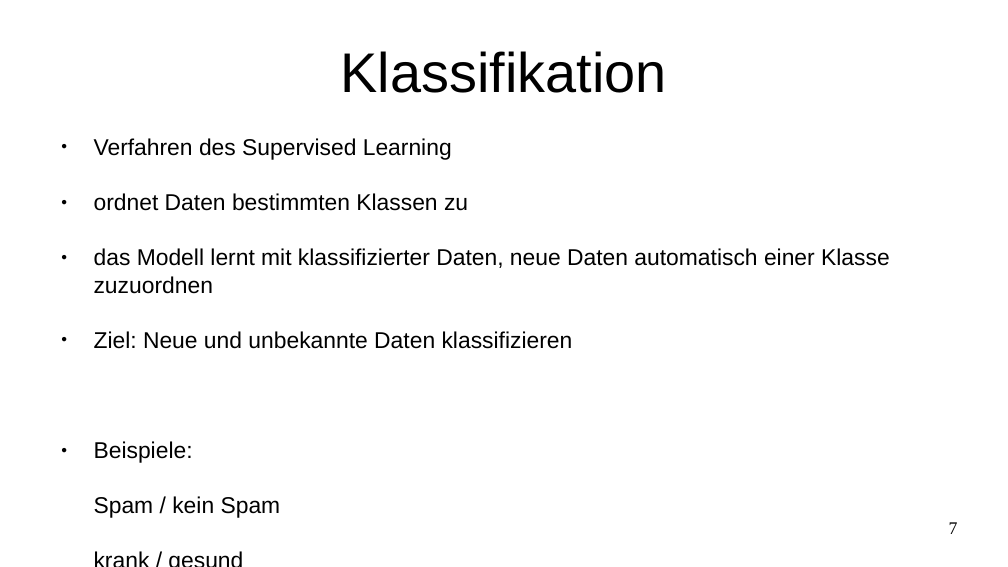
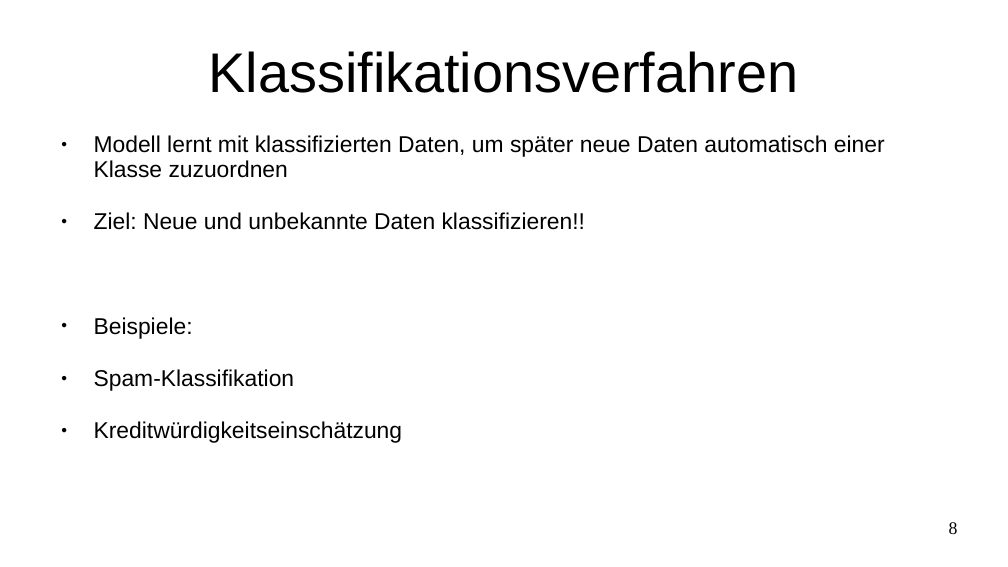
Before and after one commit to thesalvenmoser/Datenbanktechnologie, a slide deck: slide 8 of Gruppe3_ArtlSalvenmoserWornik_Blatt_8a/präsi datenbanktechnologie.odp (slide 7 before the commit). Drawn at 1008x567 pixels with LibreOffice and Linux fonts; fonts in the diff are those of the drawing. Boxes give left, top, right and bottom in pixels: in the first picture for what was removed or moved away, otherwise in the second. Text is boxed around its words. In the diff, an @@ line names an element or a change of style, - is before the commit and + after.

```diff
--- a/Gruppe3_ArtlSalvenmoserWornik_Blatt_8a/präsi datenbanktechnologie.odp
+++ b/Gruppe3_ArtlSalvenmoserWornik_Blatt_8a/präsi datenbanktechnologie.odp
@@ title at box(209, 51, 799, 93): text changed @@
-Klassifikation
+Klassifikationsverfahren
@@ text at box(94, 135, 885, 230): text changed @@
-● Verfahren des Supervised Learning
-● ordnet Daten bestimmten Klassen zu
-● das Modell lernt mit klassifizierter Daten, neue Daten automatisch einer Klasse zuzuordnen
-● Ziel: Neue und unbekannte Daten klassifizieren
+● Modell lernt mit klassifizierten Daten, um später neue Daten automatisch einer Klasse zuzuordnen
+● Ziel: Neue und unbekannte Daten klassifizieren!!
@@ text at box(94, 317, 193, 339): indent changed; line spacing 1 to 0.9 @@
@@ text at box(94, 369, 403, 443): text changed @@
-Spam / kein Spam
-krank / gesund
+● Spam-Klassifikation
+● Kreditwürdigkeitseinschätzung
@@ page number at box(949, 522, 958, 534): text changed @@
-7
+8
```
Also in this commit, not shown: 14 other slides changed, 7 slides added, 3 other files.
